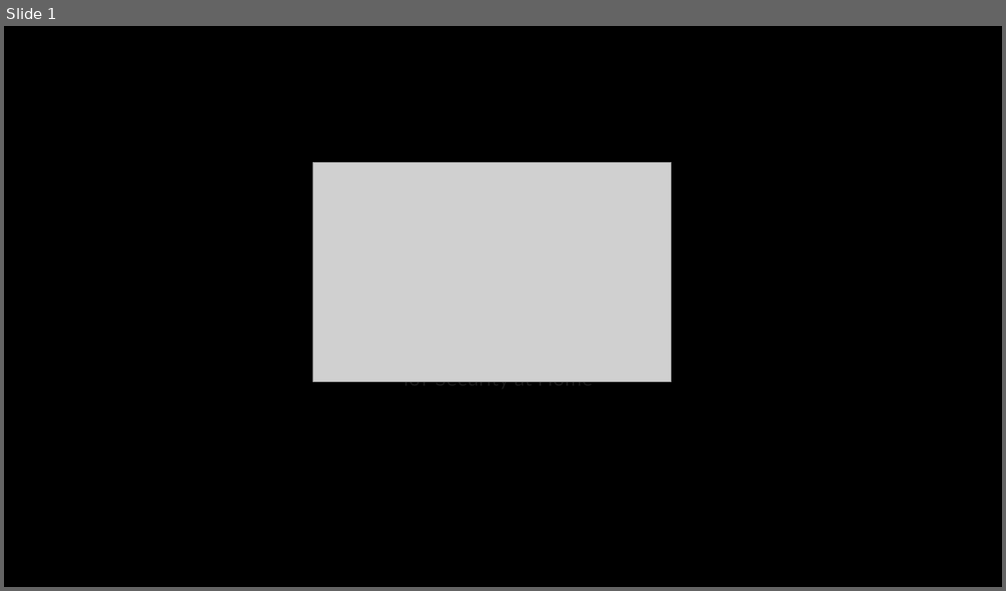
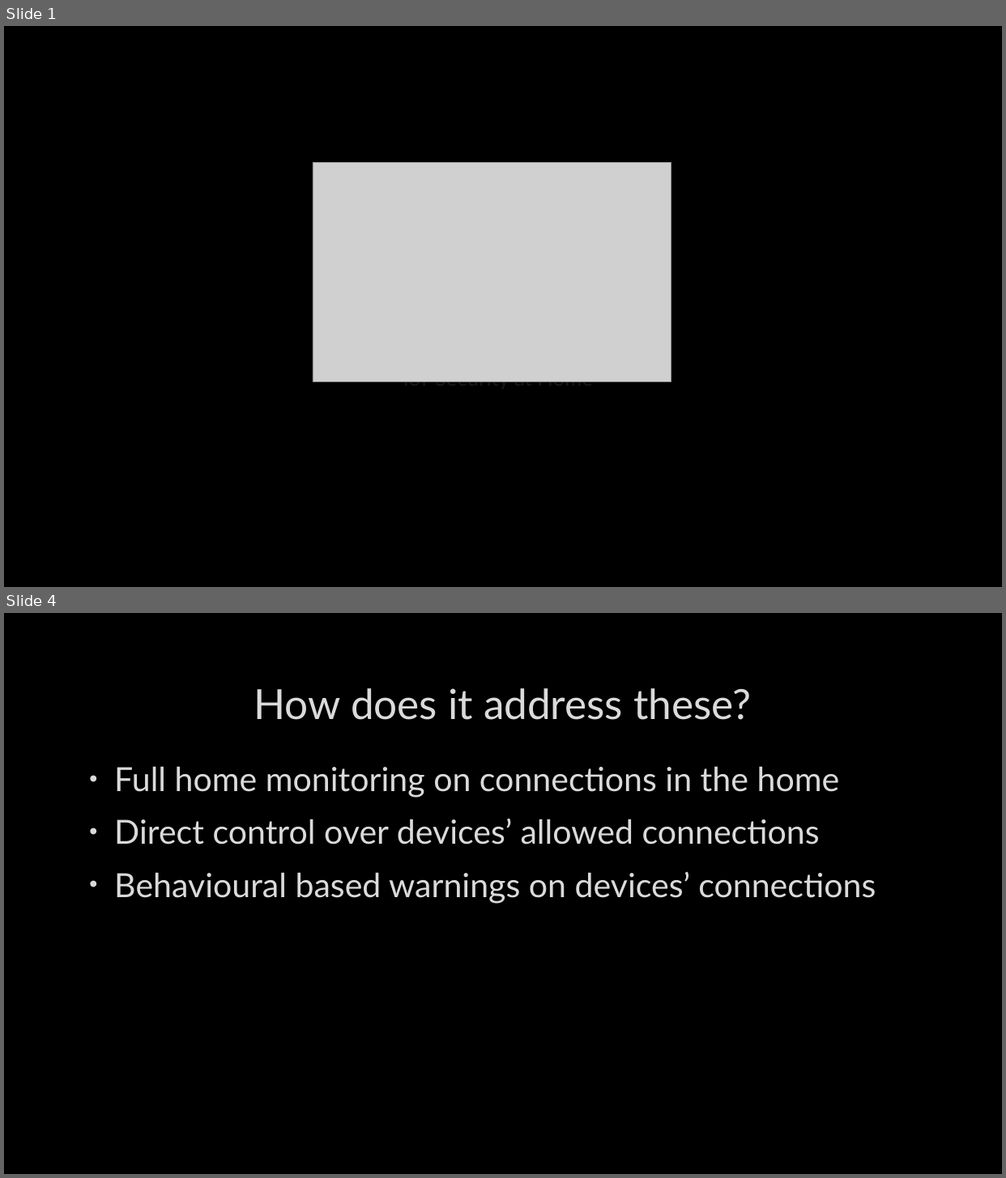
Before and after one commit to phillolivercomp/SmartWall-FYP, a slide deck: Demonstration/Smartwall.pptx. Shown one above the other, each under a label of ours: slide 1 before the commit, slides 1 and 4 after it; the slides between them are not shown. The pictures are 1006x591 and 1006x1178 pixels, drawn with LibreOffice and Linux fonts; fonts in the diff are those of the drawing; grey boxes stand for pictures; background and template pictures are left out. Boxes give left, top, right and bottom in pixels: in the first picture for what was removed or moved away, otherwise in the second. Text is boxed around its words. In the diff, an @@ line names an element or a change of style, - is before the commit and + after.

```diff
--- a/Demonstration/Smartwall.pptx
+++ b/Demonstration/Smartwall.pptx
@@ slide 4 added at (4,613,1002,1174), background picture (left out) @@
@@ title added at (254,688,751,720), 40 pt, text #DADADA @@
+How does it address these?
@@ text added at (114,766,876,904), 32 pt, text #DADADA @@
+• Full home monitoring on connections in the home
+• Direct control over devices’ allowed connections
+• Behavioural based warnings on devices’ connections
```
Also in this commit, not shown: 4 other slides added, 17 other files.
